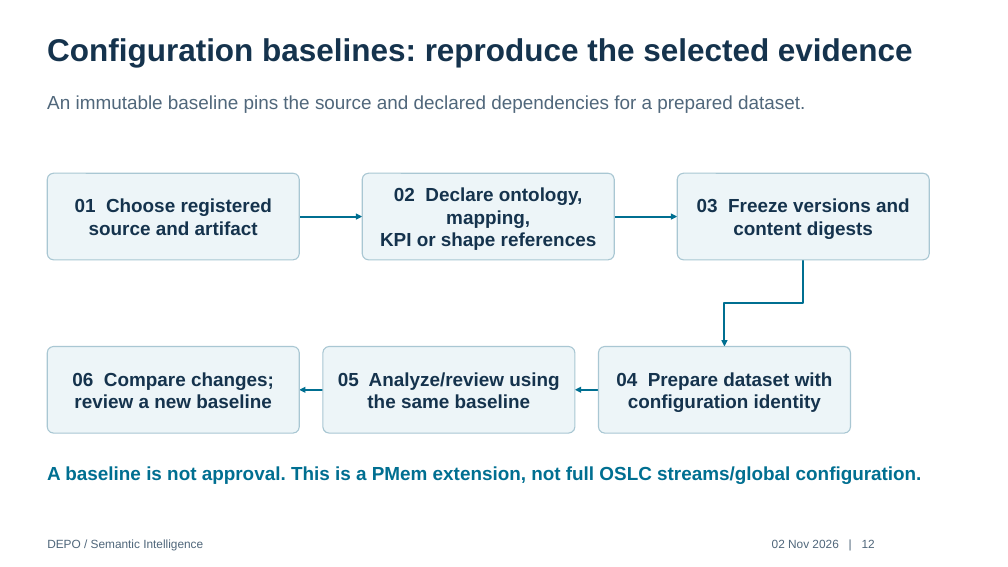
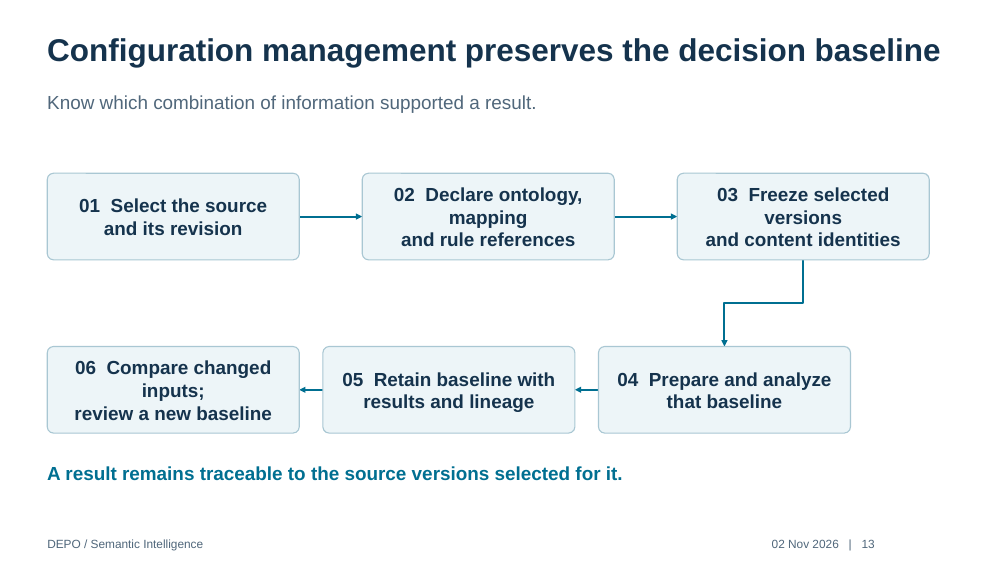
Before and after one commit to dparitosh/PMem, a slide deck: slide 13 of deliverables/DEPO-Workflow-Audited.pptx (slide 12 before the commit). Drawn at 1008x567 pixels with LibreOffice and Linux fonts; fonts in the diff are those of the drawing. Boxes give left, top, right and bottom in pixels: in the first picture for what was removed or moved away, otherwise in the second. Text is boxed around its words. In the diff, an @@ line names an element or a change of style, - is before the commit and + after.

```diff
--- a/deliverables/DEPO-Workflow-Audited.pptx
+++ b/deliverables/DEPO-Workflow-Audited.pptx
@@ text at [47,38,941,67]: text changed @@
-Configuration baselines: reproduce the selected evidence
+Configuration management preserves the decision baseline
@@ text at [47,95,536,113]: text changed @@
-An immutable baseline pins the source and declared dependencies for a prepared dataset.
+Know which combination of information supported a result.
@@ text in rounded rectangle at [79,198,267,235]: text changed @@
-01 Choose registered
-source and artifact
+01 Select the source
+and its revision
@@ text in rounded rectangle at [394,187,582,246]: text changed @@
-02 Declare ontology, mapping,
-KPI or shape references
+02 Declare ontology, mapping
+and rule references
@@ text in rounded rectangle at [706,187,901,246]: text changed @@
-03 Freeze versions and
-content digests
+03 Freeze selected versions
+and content identities
@@ text in rounded rectangle at [75,360,272,401]: text changed @@
-06 Compare changes;
+06 Compare changed inputs;
@@ text in rounded rectangle at [342,372,556,412]: text changed @@
-05 Analyze/review using
-the same baseline
+05 Retain baseline with
+results and lineage
@@ text in rounded rectangle at [617,372,831,408]: text changed @@
-04 Prepare dataset with
-configuration identity
+04 Prepare and analyze
+that baseline
@@ text at [47,466,623,481]: text changed @@
-A baseline is not approval. This is a PMem extension, not full OSLC streams/global configuration.
+A result remains traceable to the source versions selected for it.
@@ text at [772,539,875,548]: text changed @@
-02 Nov 2026 | 12
+02 Nov 2026 | 13
```
Also in this commit, not shown: 11 other slides changed, 8 slides added, 8 slides removed, 4 other files.
